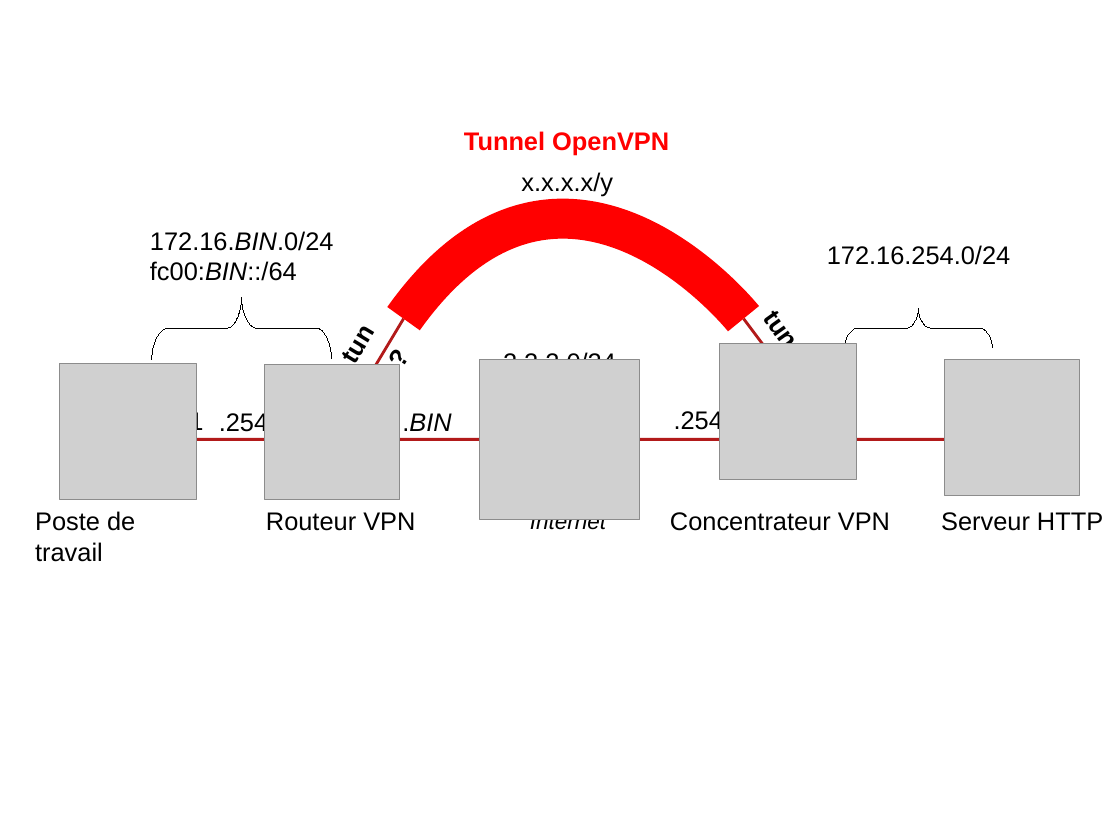
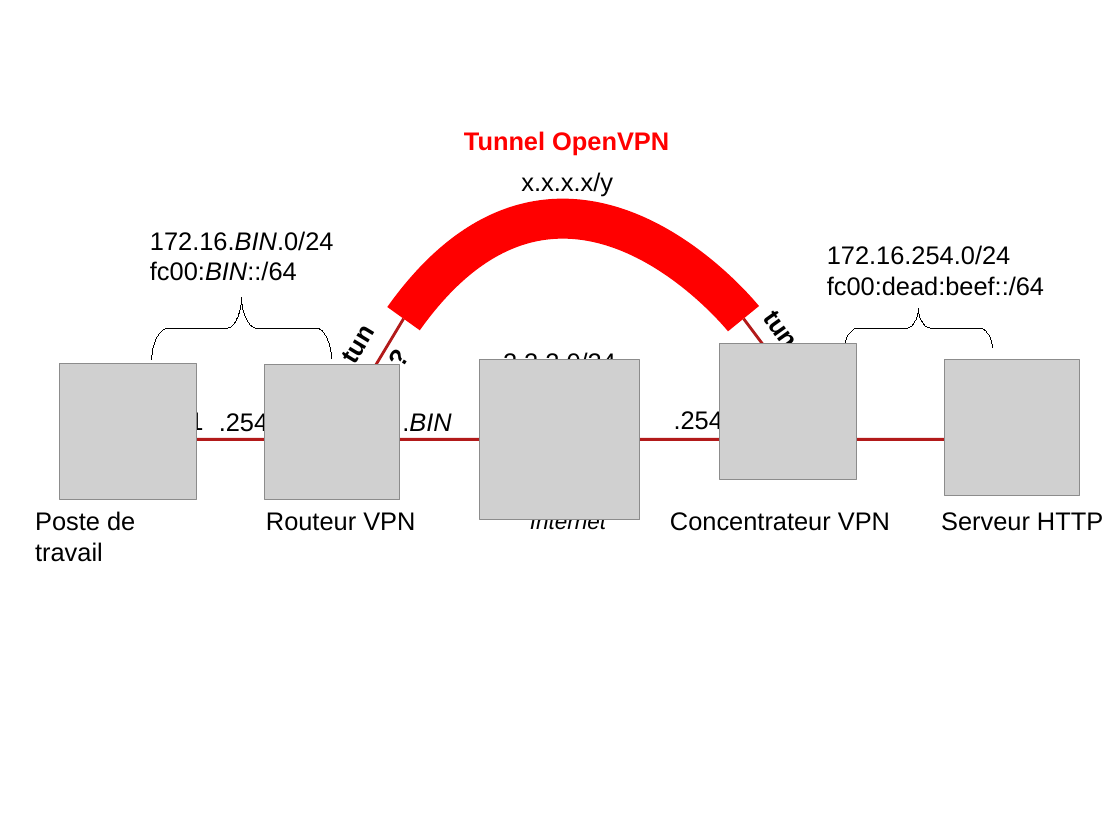
Before and after one commit to ocochard/TP-VPN, a slide deck: slide 7 of schemas.TP.odp. Drawn at 1120x840 pixels with LibreOffice and Linux fonts; fonts in the diff are those of the drawing; grey boxes stand for pictures. Boxes give left, top, right and bottom in pixels: in the first picture for what was removed or moved away, otherwise in the second. Text is boxed around its words. In the diff, an @@ line names an element or a change of style, - is before the commit and + after.

```diff
--- a/schemas.TP.odp
+++ b/schemas.TP.odp
@@ text at (827,276,1044,296): paragraph added @@
+fc00:dead:beef::/64
```
Also in this commit, not shown: 1 other file.
